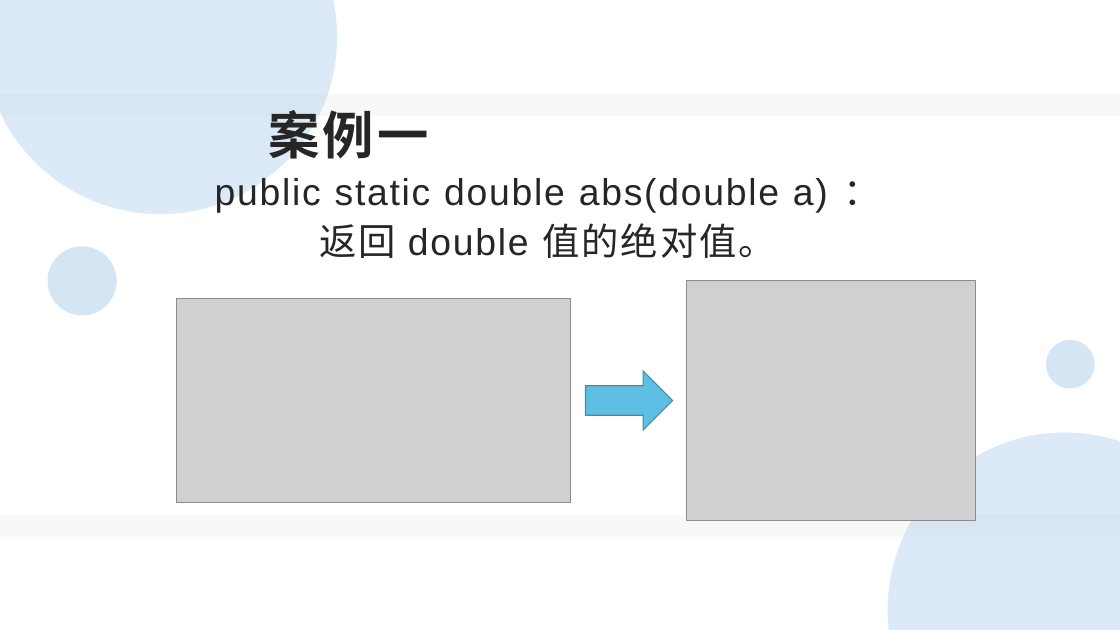
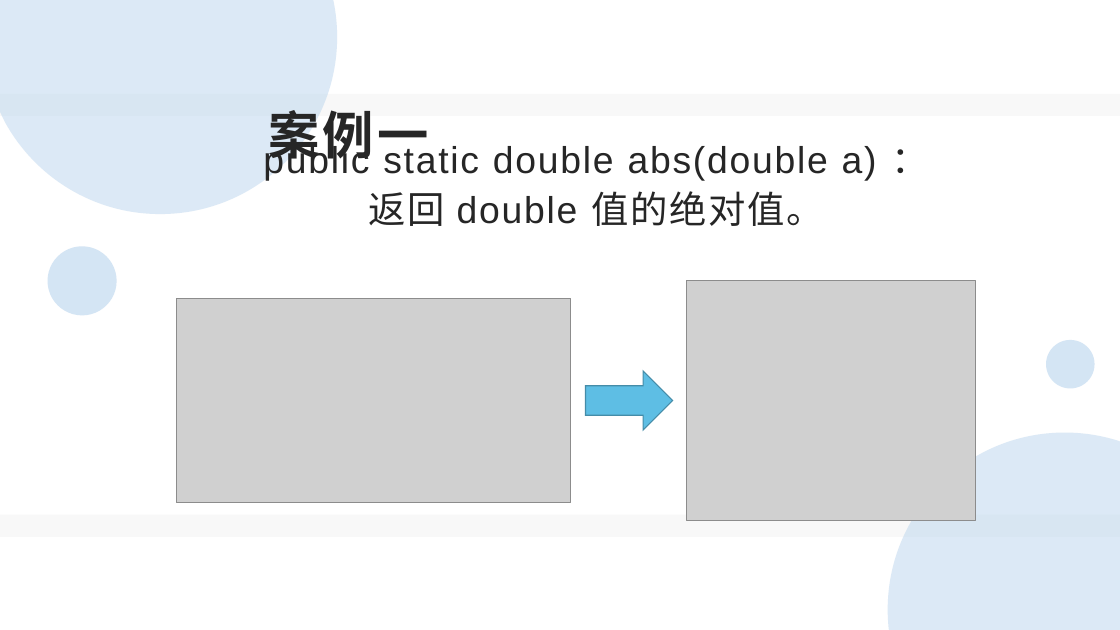
Before and after one commit to Xyt18666/study, a slide deck: slide 14 of 2021_study/classify/1.Java/ppt/9.String类、Arrays类、Math类.pptx. Drawn at 1120x630 pixels with LibreOffice and Linux fonts; fonts in the diff are those of the drawing; grey boxes stand for pictures. Boxes give left, top, right and bottom in pixels: in the first picture for what was removed or moved away, otherwise in the second. Text is boxed around its words. In the diff, an @@ line names an element or a change of style, - is before the commit and + after.

```diff
--- a/2021_study/classify/1.Java/ppt/9.String类、Arrays类、Math类.pptx
+++ b/2021_study/classify/1.Java/ppt/9.String类、Arrays类、Math类.pptx
@@ text "public static double abs(double a) ..." moved from (x1=215, y1=177, x2=828, y2=258) to (x1=263, y1=144, x2=877, y2=226) @@
```
Also in this commit, not shown: 3 other slides changed, 22 other files.
